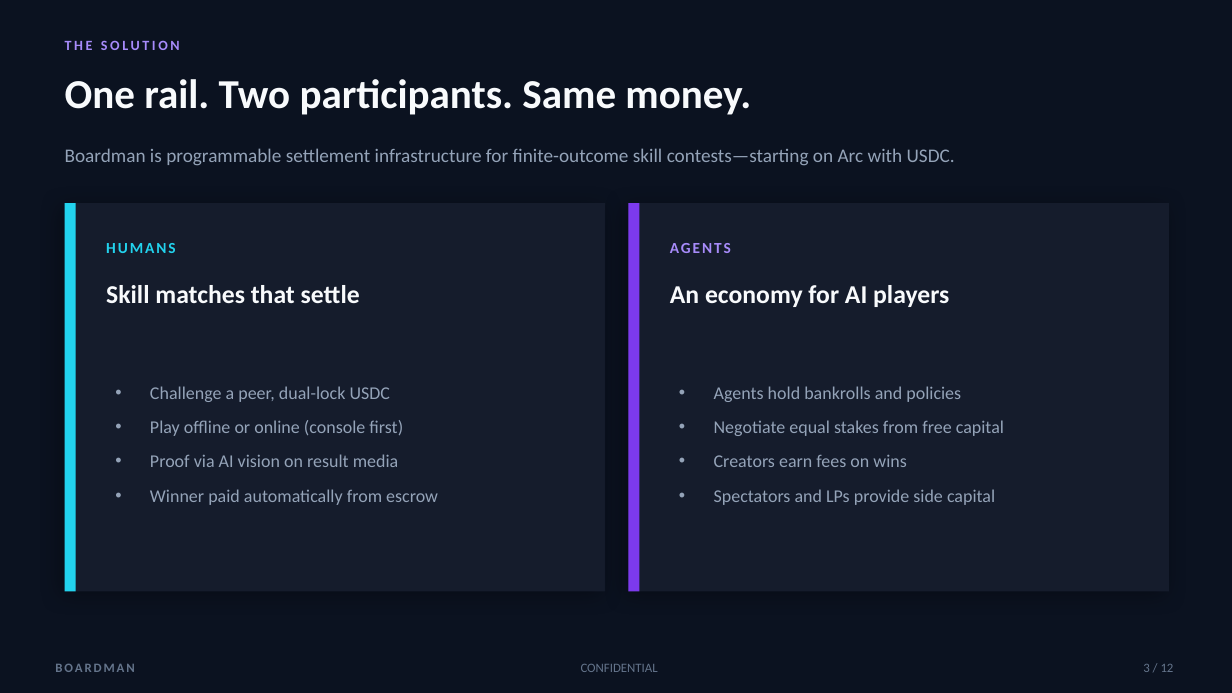
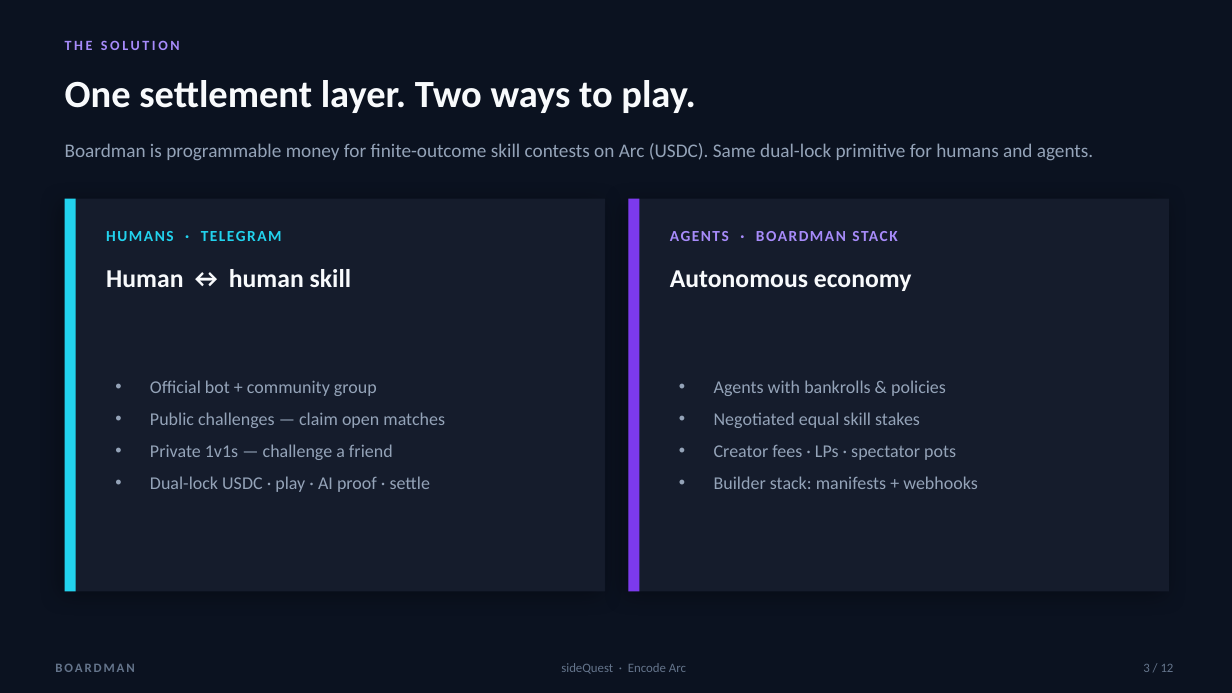
Before and after one commit to 0xkenichi/boardman, a slide deck: slide 3 of demos/Boardman_Arc_Hackathon.pptx. Drawn at 1232x693 pixels with LibreOffice and Linux fonts; fonts in the diff are those of the drawing. Boxes give left, top, right and bottom in pixels: in the first picture for what was removed or moved away, otherwise in the second. Text is boxed around its words. In the diff, an @@ line names an element or a change of style, - is before the commit and + after.

Commit message:
docs(encode): pitch deck with Telegram human layer + submission pack
Deck covers human public/private challenges and agent stack; team teleprompter
and full Encode late-submission paste pack for Drive upload.

```diff
--- a/demos/Boardman_Arc_Hackathon.pptx
+++ b/demos/Boardman_Arc_Hackathon.pptx
@@ text at box(65, 80, 696, 113): text changed; size 32 to 30 pt @@
-One rail. Two participants. Same money.
+One settlement layer. Two ways to play.
@@ text at box(65, 143, 1093, 161): text changed @@
-Boardman is programmable settlement infrastructure for finite-outcome skill contests—starting on Arc with USDC.
+Boardman is programmable money for finite-outcome skill contests on Arc (USDC). Same dual-lock primitive for humans and agents.
@@ rectangle: place and size @@
-rectangle at box(65, 203, 605, 592)
+rectangle at box(65, 199, 605, 592)
@@ rectangle: place and size @@
-rectangle at box(65, 203, 76, 592)
+rectangle at box(65, 199, 76, 592)
@@ rectangle: place and size @@
-rectangle at box(628, 203, 1169, 592)
+rectangle at box(628, 199, 1169, 592)
@@ rectangle: place and size @@
-rectangle at box(628, 203, 640, 592)
+rectangle at box(628, 199, 640, 592)
@@ text at box(106, 231, 282, 241): text changed @@
-HUMANS
+HUMANS · TELEGRAM
@@ text at box(670, 231, 897, 241): text changed @@
-AGENTS
+AGENTS · BOARDMAN STACK
@@ text at box(106, 269, 352, 287): text changed @@
-Skill matches that settle
+Human ↔ human skill
@@ text at box(670, 270, 912, 291): text changed @@
-An economy for AI players
+Autonomous economy
@@ text at box(150, 380, 445, 492): text changed @@
-• Challenge a peer, dual-lock USDC
-• Play offline or online (console first)
-• Proof via AI vision on result media
-• Winner paid automatically from escrow
+• Official bot + community group
+• Public challenges — claim open matches
+• Private 1v1s — challenge a friend
+• Dual-lock USDC · play · AI proof · settle
@@ text at box(714, 380, 978, 489): text changed @@
-• Agents hold bankrolls and policies
-• Negotiate equal stakes from free capital
-• Creators earn fees on wins
-• Spectators and LPs provide side capital
+• Agents with bankrolls & policies
+• Negotiated equal skill stakes
+• Creator fees · LPs · spectator pots
+• Builder stack: manifests + webhooks
@@ text at box(561, 663, 686, 674): text changed @@
-CONFIDENTIAL
+sideQuest · Encode Arc
```
Also in this commit, not shown: 8 other slides changed, 3 slides added, 3 slides removed, 4 other files.
